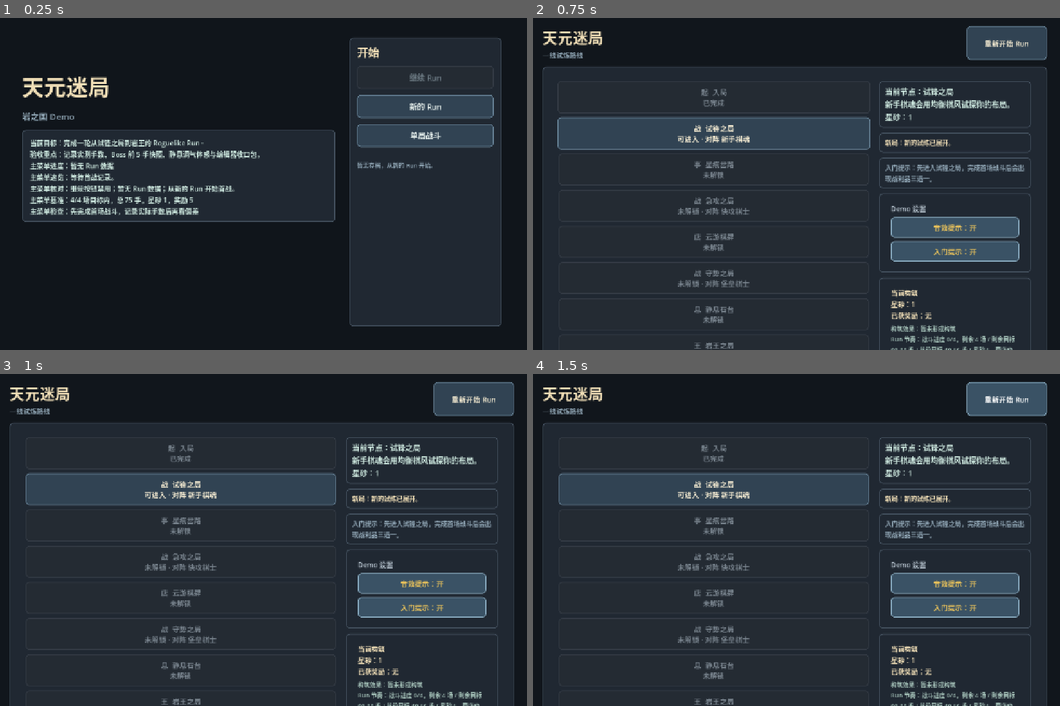
Above: before the commit, frames 1-4 (two rows, left to right).
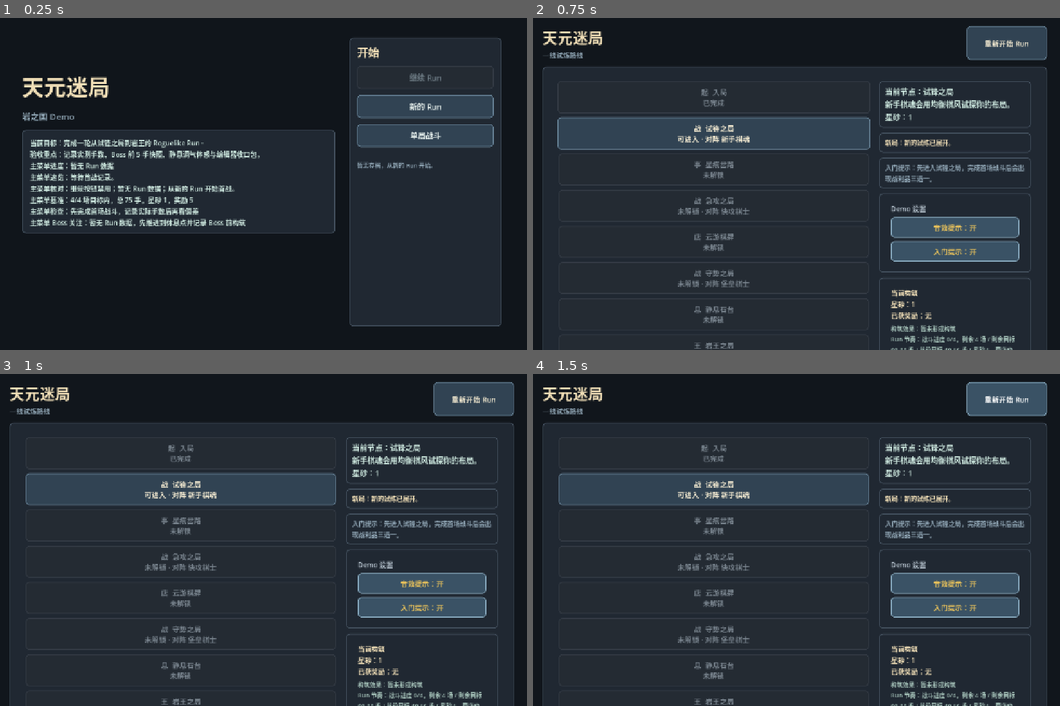
Above: after the commit, the same moments.

Repository: eason522/game
Game: Godot game, scene res://scenes/ui/MainMenu.tscn
The game is run twice, just before and just after one commit, with the same random seed, the same clock (stepped at 60 frames per second) and the same inputs.
Inputs:
- Up to frame 1 (0.25 s): no input
- Up to frame 2 (0.75 s): click "新的 Run" at 0.5 s
- Up to frame 3 (1 s): no input
- Up to frame 4 (1.5 s): click "重新开始 Run" at 1.25 s

The runs differ from the first frame. In frame 1, 0.9% of the frame differs, in the area x 4-64%, y 60-65%; in frame 2, nothing differs; in frame 3, nothing differs; in frame 4, nothing differs.

Commit message:
推进主菜单 Boss 关注行
本轮在主菜单摘要中复用 Boss 实机检查首条提示，提前暴露休息点、静息调气和 Boss 前构筑记录焦点，便于从主菜单恢复完整 Run 前确认 Boss 观察重点。

验证：顺序运行 Godot headless 冒烟套件，并加载 RunMapScene 场景通过。

Diff:
--- a/scripts/ui/MainMenu.gd
+++ b/scripts/ui/MainMenu.gd
@@ -89,7 +89,7 @@
 
 	var summary_panel := PanelContainer.new()
 	summary_panel.add_theme_stylebox_override("panel", panel_style)
-	summary_panel.custom_minimum_size = Vector2(0, 212)
+	summary_panel.custom_minimum_size = Vector2(0, 240)
 	left.add_child(summary_panel)
 
 	summary_label = Label.new()
@@ -160,21 +160,23 @@
 		var snapshot_lines: Array = playtest_simulator.get_live_playtest_snapshot_lines(resume_state)
 		continue_button.text = _resume_button_text(resume_state)
 		status_label.text = "检测到可继续的 Run。\n%s" % _first_line(next_action_lines)
-		summary_label.text = "%s\n主菜单进度：%s\n主菜单速览：%s\n%s\n%s\n%s" % [
+		summary_label.text = "%s\n主菜单进度：%s\n主菜单速览：%s\n%s\n%s\n%s\n%s" % [
 			_base_summary_text(),
 			_first_line(snapshot_lines).trim_prefix("实机快照："),
 			" / ".join(closeout_lines),
 			_get_main_menu_check_line(resume_state, snapshot_lines, closeout_lines),
 			_get_main_menu_baseline_line(),
 			_get_main_menu_playtest_check_line(resume_state),
+			_get_main_menu_boss_focus_line(resume_state),
 		]
 	else:
 		continue_button.text = "继续 Run"
 		status_label.text = "暂无存档，从新的 Run 开始。"
-		summary_label.text = "%s\n主菜单进度：暂无 Run 数据\n主菜单速览：等待首战记录。\n主菜单核对：继续按钮禁用；暂无 Run 数据；从新的 Run 开始首战。\n%s\n%s" % [
+		summary_label.text = "%s\n主菜单进度：暂无 Run 数据\n主菜单速览：等待首战记录。\n主菜单核对：继续按钮禁用；暂无 Run 数据；从新的 Run 开始首战。\n%s\n%s\n%s" % [
 			_base_summary_text(),
 			_get_main_menu_baseline_line(),
 			_get_main_menu_playtest_check_line(null),
+			_get_main_menu_boss_focus_line(null),
 		]
 
 
@@ -233,6 +235,11 @@
 	return "主菜单检查：%s" % _first_line(checklist_lines).trim_prefix("试玩检查：")
 
 
+func _get_main_menu_boss_focus_line(run_state) -> String:
+	var boss_lines: Array = playtest_simulator.get_boss_live_checklist_lines(run_state)
+	return "主菜单 Boss 关注：%s" % _first_line(boss_lines).trim_prefix("Boss 实机检查：")
+
+
 func _resume_button_text(run_state) -> String:
 	if run_state == null:
 		return "继续 Run"
--- a/tests/main_menu_smoke.gd
+++ b/tests/main_menu_smoke.gd
@@ -61,6 +61,9 @@
 	if scene.summary_label == null or not scene.summary_label.text.contains("主菜单检查") or not scene.summary_label.text.contains("先完成首场战斗"):
 		failures.append("main menu: expected no-save playtest checklist line")
 
+	if scene.summary_label == null or not scene.summary_label.text.contains("主菜单 Boss 关注") or not scene.summary_label.text.contains("先推进到休息点"):
+		failures.append("main menu: expected no-save boss focus line")
+
 	var run_state := RunStateScript.new(MapGeneratorScript.new().generate_linear_route())
 	RunSaveScript.save_state(run_state)
 	scene._refresh_continue_state()
@@ -90,6 +93,9 @@
 
 	if scene.summary_label == null or not scene.summary_label.text.contains("主菜单检查") or not scene.summary_label.text.contains("先完成首场战斗"):
 		failures.append("main menu: expected saved-run playtest checklist line")
+
+	if scene.summary_label == null or not scene.summary_label.text.contains("主菜单 Boss 关注") or not scene.summary_label.text.contains("尚未验证静息调气"):
+		failures.append("main menu: expected saved-run boss focus line")
 
 	run_state.resolve_current_node(true, [{
 		"id": "smoke_reward",
Not shown, changed: DEVELOPMENT_PLAN.md
Not shown, changed: README.md
